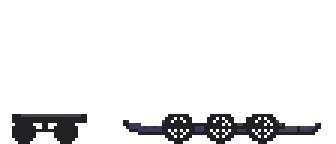
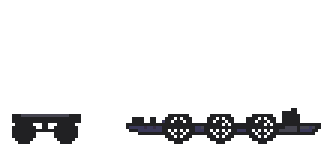
Before/after of a 336px x 144px layered artwork. What changed in the layer stack:
painted on "Layer 7" over bbox(69, 108, 318, 126)
